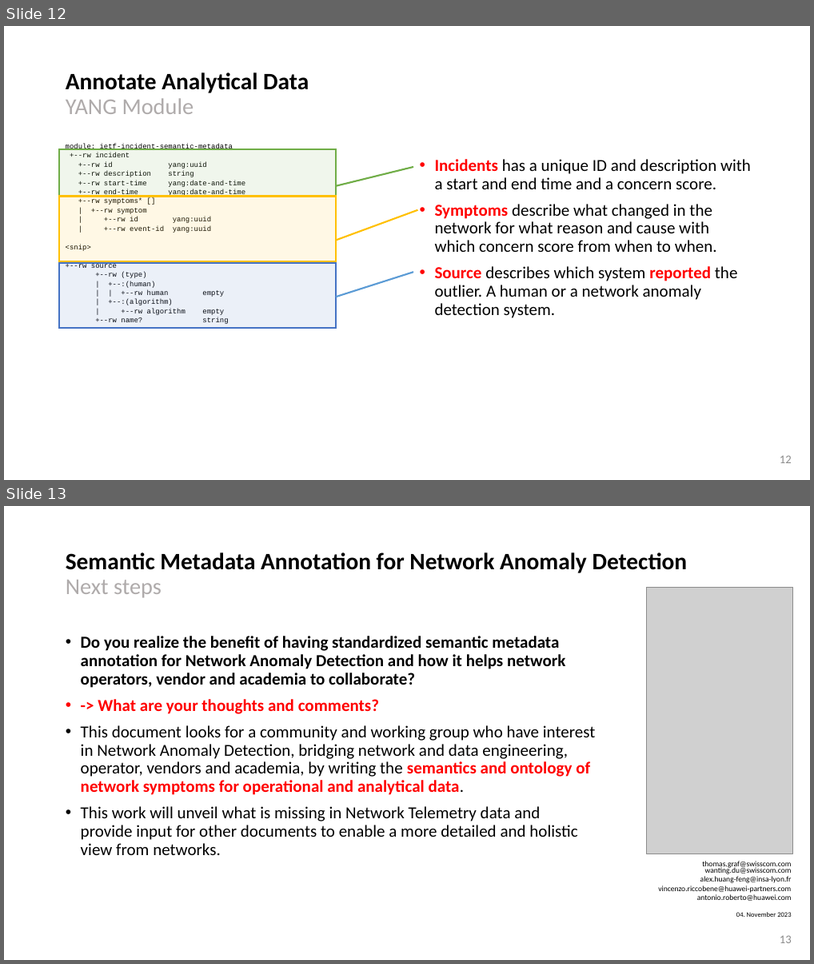
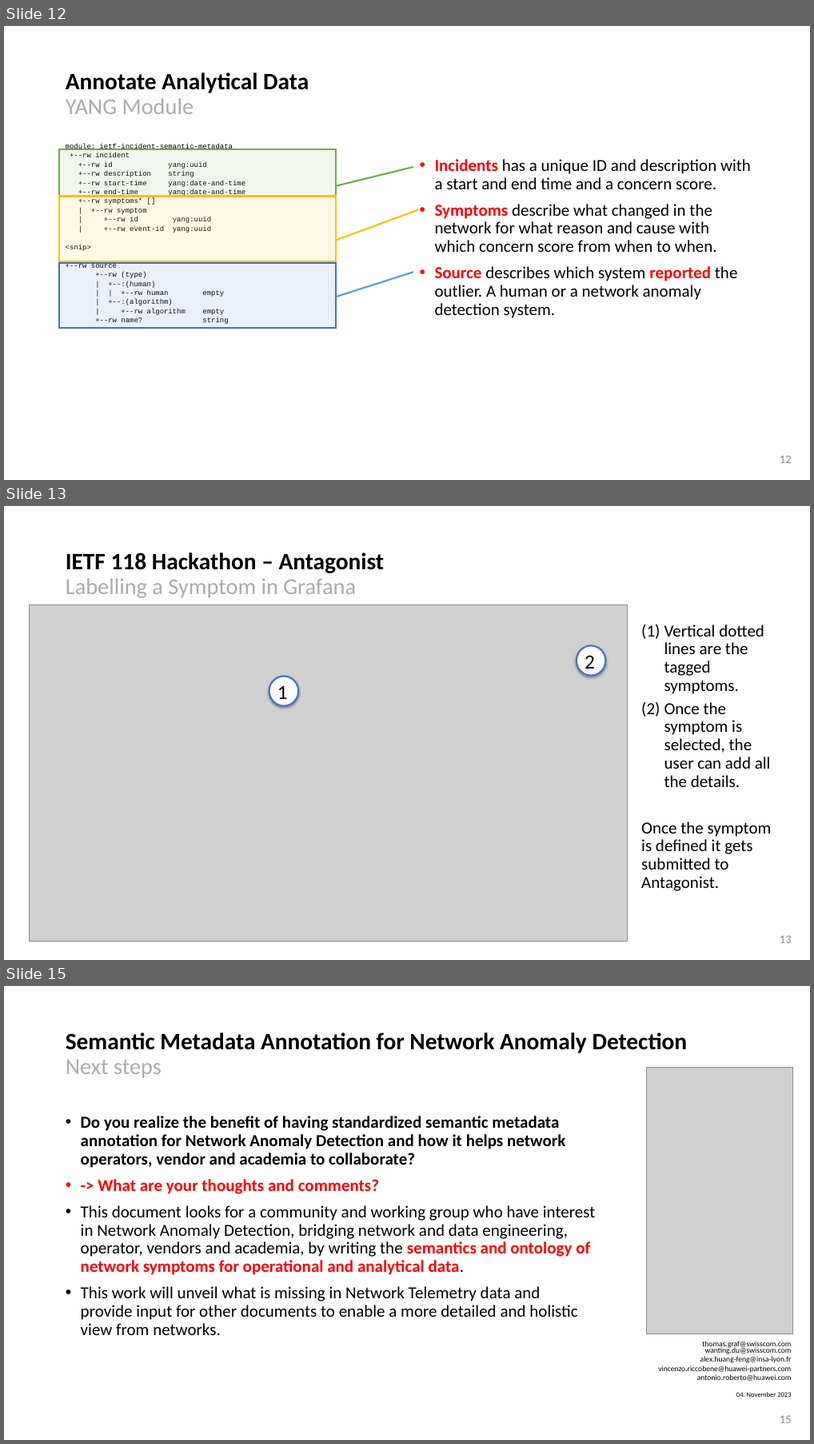
Before and after one commit to network-analytics/ietf-network-analytics-document-status, a slide deck: 118/NMRG/draft-netana-iepg-nmrg-network-anomaly-semantics-01.pptx. Shown one above the other, each under a label of ours: slides 12 and 13 before the commit, slides 12, 13 and 15 after it; the slides between them are not shown. The pictures are 814x964 and 814x1444 pixels, drawn with LibreOffice and Linux fonts; fonts in the diff are those of the drawing; grey boxes stand for pictures. Boxes give left, top, right and bottom in pixels: in the first picture for what was removed or moved away, otherwise in the second. Text is boxed around its words. In the diff, an @@ line names an element or a change of style, - is before the commit and + after.

```diff
--- a/118/NMRG/draft-netana-iepg-nmrg-network-anomaly-semantics-01.pptx
+++ b/118/NMRG/draft-netana-iepg-nmrg-network-anomaly-semantics-01.pptx
@@ slide 13 added at [4,506,810,960], background #FFFFFF @@
@@ title added at [66,552,385,598], 28 pt, text #000000, bold @@
+IETF 118 Hackathon – Antagonist
+Labelling a Symptom in Grafana
@@ picture added at [30,605,628,941] @@
@@ text added at [642,624,772,891], 20 pt, text #000000 @@
+(1) Vertical dotted lines are the tagged symptoms.
+(2) Once the symptom is selected, the user can add all the details.
+Once the symptom is defined it gets submitted to Antagonist.
@@ ellipse added at [577,646,606,676], fill #FFFFFF, outline #4472C4 2 pt, 24 pt, text #000000 @@
+2
@@ ellipse added at [270,676,298,706], fill #FFFFFF, outline #4472C4 2 pt, 24 pt, text #000000 @@
+1
@@ page number added at [780,935,792,943], 14 pt, text #8C8C8C @@
+13
@@ what was slide 13 is now slide 15 @@
@@ page number at [780,1415,792,1423]: text changed @@
-13
+15
```
Also in this commit, not shown: 1 other slide added, 1 other file.
